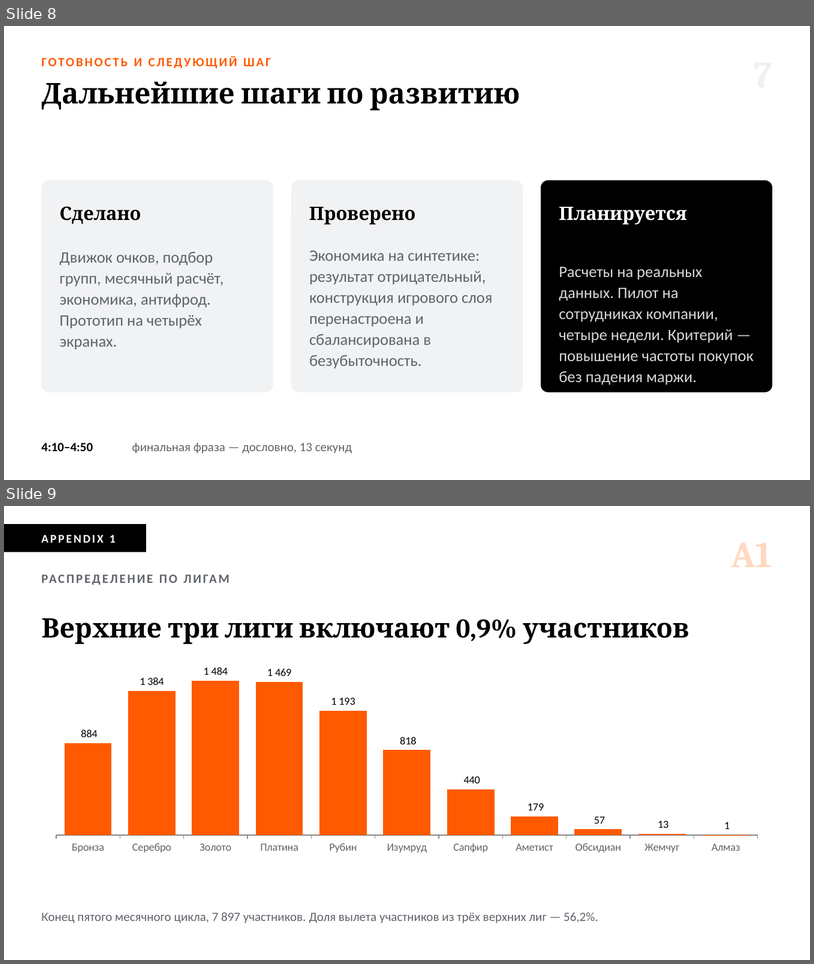
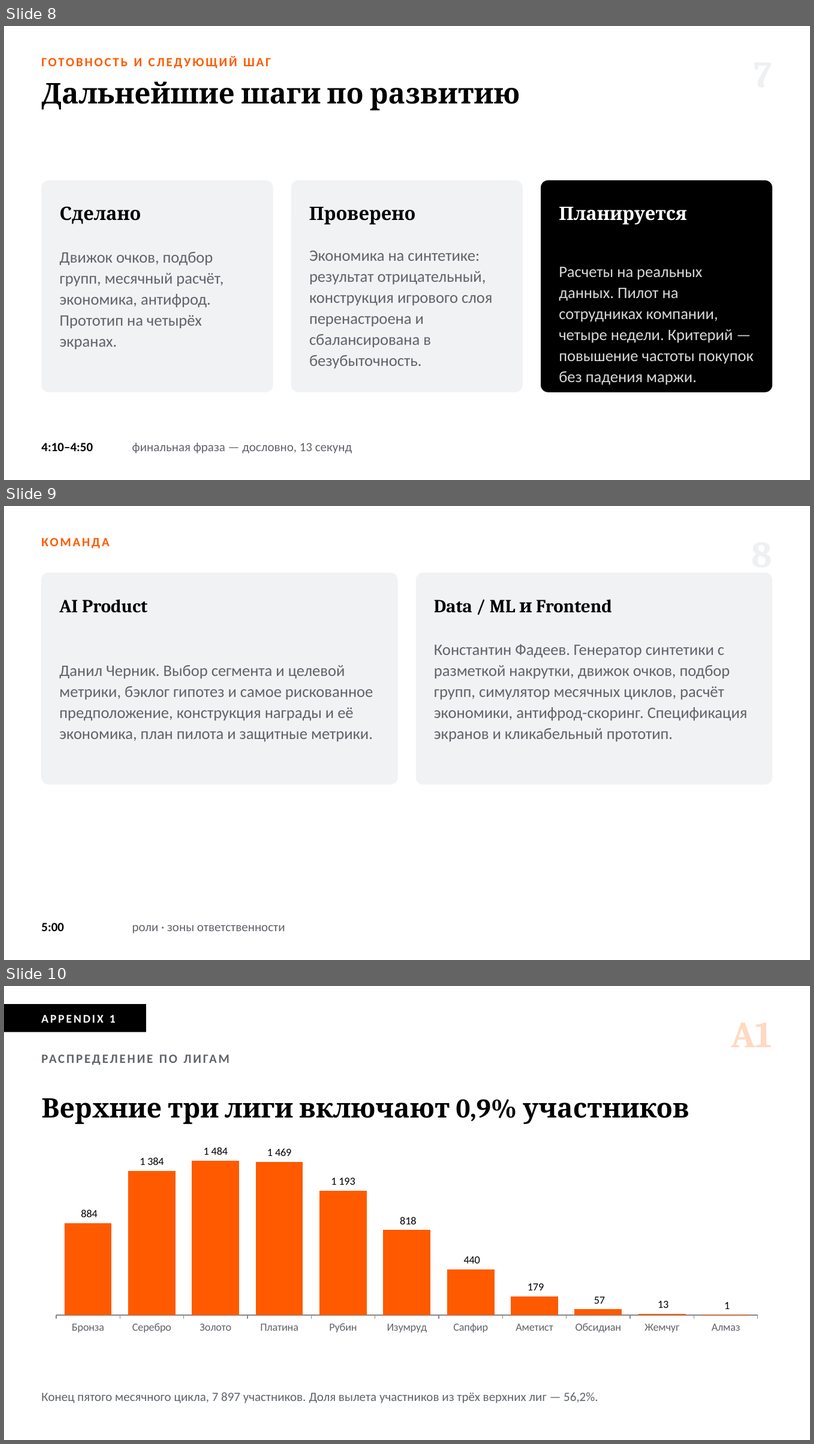
Before and after one commit to Stern-Ritter/game-loyalty-design, a slide deck: 01-presentation_v.3.pptx. Shown one above the other, each under a label of ours: slides 8 and 9 before the commit, slides 8, 9 and 10 after it. The pictures are 814x964 and 814x1444 pixels, drawn with LibreOffice and Linux fonts; fonts in the diff are those of the drawing. Boxes give left, top, right and bottom in pixels: in the first picture for what was removed or moved away, otherwise in the second. Text is boxed around its words. In the diff, an @@ line names an element or a change of style, - is before the commit and + after.

Commit message:
Edit presentation

```diff
--- a/01-presentation_v.3.pptx
+++ b/01-presentation_v.3.pptx
@@ slide 9 added at box(4, 506, 810, 960), background #FFFFFF @@
@@ text added at box(41, 538, 109, 549), 15 pt, text #FF5A00, bold @@
+КОМАНДА
@@ rounded rectangle added at box(42, 573, 398, 784), fill #F1F2F4 @@
@@ rounded rectangle added at box(416, 573, 773, 784), fill #F1F2F4 @@
@@ text added at box(59, 599, 147, 613), 22 pt, text #000000, bold @@
+AI Product
@@ text added at box(434, 599, 612, 613), 22 pt, text #000000, bold @@
+Data / ML и Frontend
@@ text added at box(434, 644, 748, 742), 19 pt, text #5F636A @@
+Константин Фадеев. Генератор синтетики с разметкой накрутки, движок очков, подбор групп, симулятор месячных циклов, расчёт экономики, антифрод-скоринг. Спецификация экранов и кликабельный прототип.
@@ text added at box(59, 665, 373, 742), 19 pt, text #5F636A @@
+Данил Черник. Выбор сегмента и целевой метрики, бэклог гипотез и самое рискованное предположение, конструкция награды и её экономика, план пилота и защитные метрики.
@@ text added at box(41, 922, 64, 931), 15 pt, text #000000, bold @@
+5:00
@@ text added at box(132, 925, 285, 933), 15 pt, text #5F636A @@
+роли · зоны ответственности
@@ what was slide 9 is now slide 10 @@
```
Also in this commit, not shown: 2 other files.
